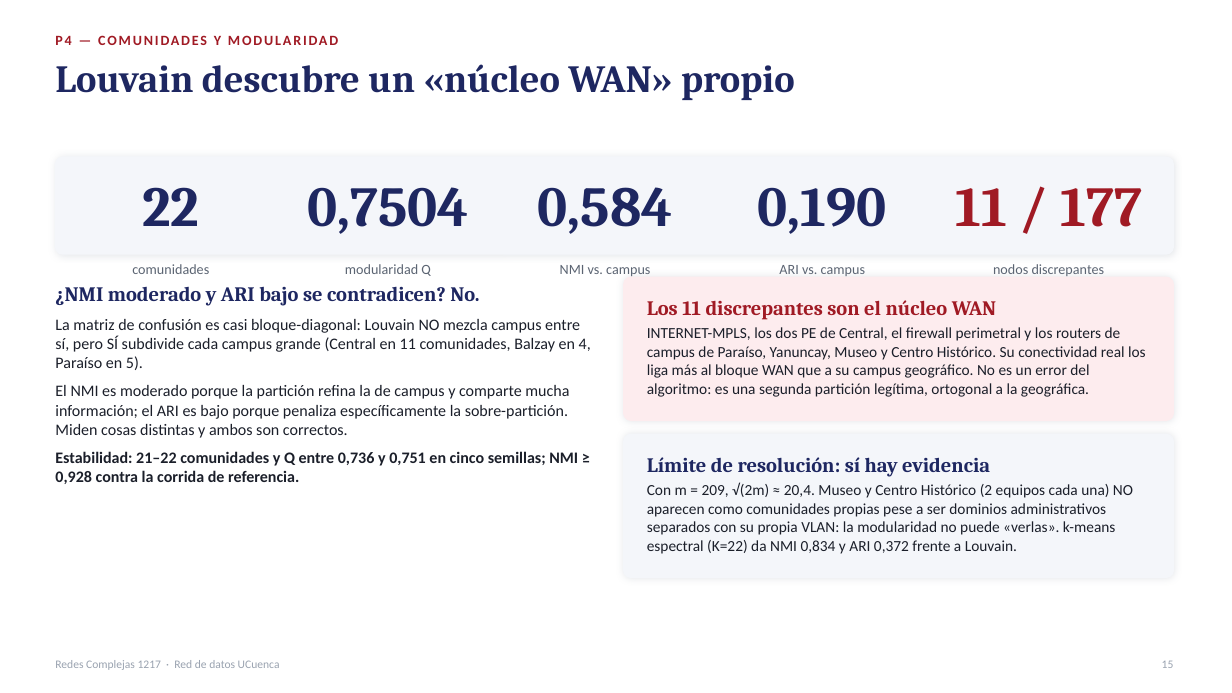
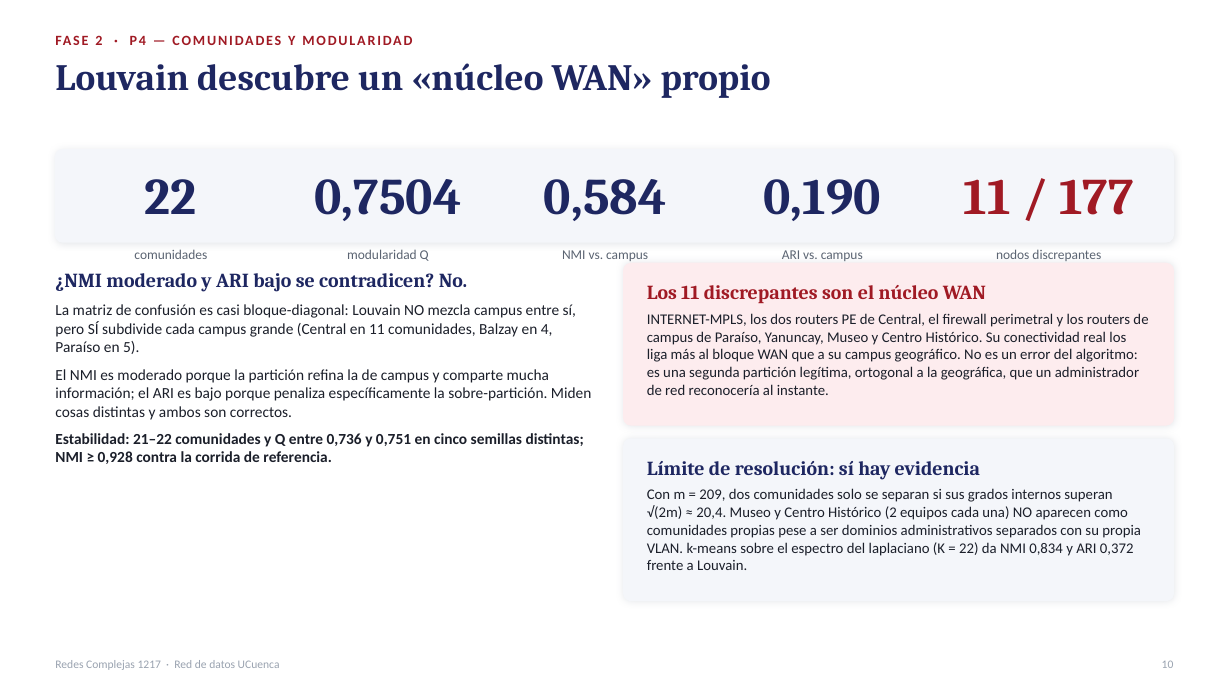
Before and after one commit to chino111160/redes-complejas-ucuenca, a slide deck: slide 10 of diapositivas/Presentacion_Redes_Complejas_RedUCuenca.pptx (slide 15 before the commit). Drawn at 1232x693 pixels with LibreOffice and Linux fonts; fonts in the diff are those of the drawing. Boxes give left, top, right and bottom in pixels: in the first picture for what was removed or moved away, otherwise in the second. Text is boxed around its words. In the diff, an @@ line names an element or a change of style, - is before the commit and + after.

```diff
--- a/diapositivas/Presentacion_Redes_Complejas_RedUCuenca.pptx
+++ b/diapositivas/Presentacion_Redes_Complejas_RedUCuenca.pptx
@@ text "Louvain descubre un «núcleo WAN» ..." at <box>55,63,771,98</box>: size 30 to 29 pt @@
@@ text at <box>95,35,295,45</box>: text changed @@
-P4 — COMUNIDADES Y MODULARIDAD
+FASE 2 · P4 — COMUNIDADES Y MODULARIDAD
@@ rounded rectangle: place and size @@
-rounded rectangle at <box>55,157,1174,254</box>
+rounded rectangle at <box>55,150,1174,242</box>
@@ text "22": place and size @@
-text "22" at <box>142,187,199,226</box>
+text "22" at <box>145,179,197,214</box>
@@ text "0,7504": place and size @@
-text "0,7504" at <box>307,187,469,234</box>
+text "0,7504" at <box>315,179,462,221</box>
@@ text "0,584": place and size @@
-text "0,584" at <box>538,187,673,234</box>
+text "0,584" at <box>544,179,667,221</box>
@@ size 44 to 40 pt in 5 elements at <box>964,179,1133,215</box>, <box>145,179,197,214</box>, <box>315,179,462,221</box>, <box>544,179,667,221</box>, <box>764,179,881,221</box> @@
@@ text "0,190": place and size @@
-text "0,190" at <box>758,187,887,234</box>
+text "0,190" at <box>764,179,881,221</box>
@@ text "11 / 177": place and size @@
-text "11 / 177" at <box>955,188,1142,227</box>
+text "11 / 177" at <box>964,179,1133,215</box>
@@ text "comunidades": place and size @@
-text "comunidades" at <box>132,264,209,274</box>
+text "comunidades" at <box>134,249,207,259</box>
@@ text "modularidad Q": place and size @@
-text "modularidad Q" at <box>345,264,430,276</box>
+text "modularidad Q" at <box>347,249,429,261</box>
@@ size 11 to 10.5 pt in 5 elements at <box>996,249,1101,261</box>, <box>134,249,207,259</box>, <box>347,249,429,261</box>, <box>782,250,863,261</box>, <box>562,250,648,261</box> @@
@@ text "NMI vs. campus": place and size @@
-text "NMI vs. campus" at <box>560,265,650,276</box>
+text "NMI vs. campus" at <box>562,250,648,261</box>
@@ text "ARI vs. campus": place and size @@
-text "ARI vs. campus" at <box>779,265,865,276</box>
+text "ARI vs. campus" at <box>782,250,863,261</box>
@@ text "nodos discrepantes": place and size @@
-text "nodos discrepantes" at <box>993,264,1105,276</box>
+text "nodos discrepantes" at <box>996,249,1101,261</box>
@@ text "¿NMI moderado y ARI bajo ...": place and size @@
-text "¿NMI moderado y ARI bajo ..." at <box>55,286,479,306</box>
+text "¿NMI moderado y ARI bajo ..." at <box>55,273,468,292</box>
@@ rounded rectangle: place and size @@
-rounded rectangle at <box>624,277,1174,421</box>
+rounded rectangle at <box>624,263,1174,425</box>
@@ size 16 to 15.5 pt in 3 elements at <box>647,461,980,480</box>, <box>55,273,468,292</box>, <box>647,285,986,304</box> @@
@@ text "Los 11 discrepantes son el ...": place and size @@
-text "Los 11 discrepantes son el ..." at <box>647,300,997,320</box>
+text "Los 11 discrepantes son el ..." at <box>647,285,986,304</box>
@@ text at <box>55,304,591,420</box>: size 12.5 to 12 pt in "La matriz de confusión es casi bloque-diagonal: ...", "El NMI es moderado porque la partición ..." @@
@@ text "La matriz de confusión es ...": place and size @@
-text "La matriz de confusión es ..." at <box>55,319,591,484</box>
+text "La matriz de confusión es ..." at <box>55,304,591,464</box>
@@ text at <box>647,313,1148,395</box>: text changed; size 12 to 11.5 pt @@
-INTERNET-MPLS, los dos PE de Central, el firewall perimetral y los routers de campus de Paraíso, Yanuncay, Museo y Centro Histórico. Su conectividad real los liga más al bloque WAN que a su campus geográfico. No es un error del algoritmo: es una segunda partición legítima, ortogonal a la geográfica.
+INTERNET-MPLS, los dos routers PE de Central, el firewall perimetral y los routers de campus de Paraíso, Yanuncay, Museo y Centro Histórico. Su conectividad real los liga más al bloque WAN que a su campus geográfico. No es un error del algoritmo: es una segunda partición legítima, ortogonal a la geográfica, que un administrador de red reconocería al instante.
@@ text at <box>55,433,584,464</box>: text changed; size 12.5 to 12 pt @@
-Estabilidad: 21–22 comunidades y Q entre 0,736 y 0,751 en cinco semillas; NMI ≥ 0,928 contra la corrida de referencia.
+Estabilidad: 21–22 comunidades y Q entre 0,736 y 0,751 en cinco semillas distintas; NMI ≥ 0,928 contra la corrida de referencia.
@@ proportions changed in 3 elements at <box>624,263,1174,425</box>, <box>55,150,1174,242</box>, <box>624,439,1174,601</box> @@
@@ rounded rectangle: place and size @@
-rounded rectangle at <box>624,434,1174,578</box>
+rounded rectangle at <box>624,439,1174,601</box>
@@ text at <box>647,488,1141,570</box>: text changed; size 12 to 11.5 pt @@
-Con m = 209, √(2m) ≈ 20,4. Museo y Centro Histórico (2 equipos cada una) NO aparecen como comunidades propias pese a ser dominios administrativos separados con su propia VLAN: la modularidad no puede «verlas». k-means espectral (K=22) da NMI 0,834 y ARI 0,372 frente a Louvain.
+Con m = 209, dos comunidades solo se separan si sus grados internos superan √(2m) ≈ 20,4. Museo y Centro Histórico (2 equipos cada una) NO aparecen como comunidades propias pese a ser dominios administrativos separados con su propia VLAN. k-means sobre el espectro del laplaciano (K = 22) da NMI 0,834 y ARI 0,372 frente a Louvain.
@@ text at <box>1162,660,1174,668</box>: text changed @@
-15
+10
```
Also in this commit, not shown: 18 other slides changed, 10 slides removed.
